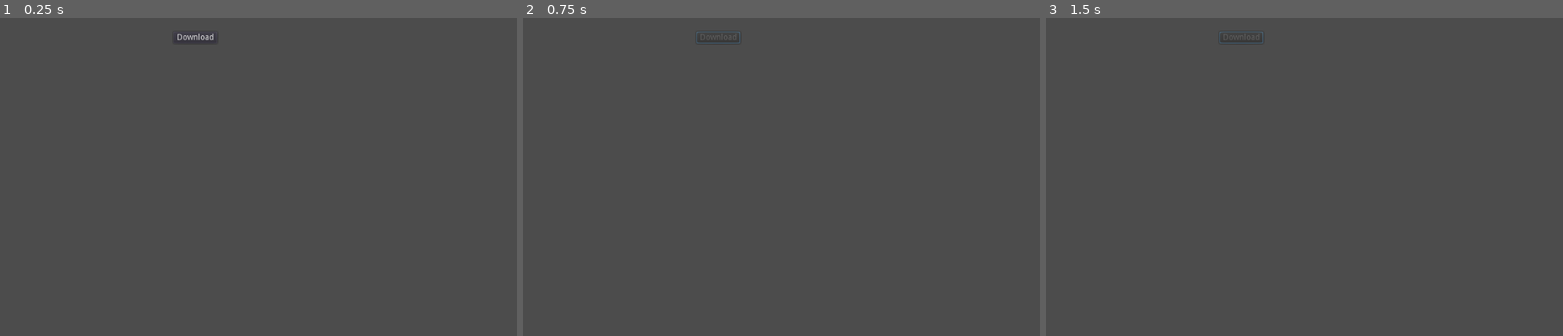
Above: before the commit, frames 1-3 (left to right).
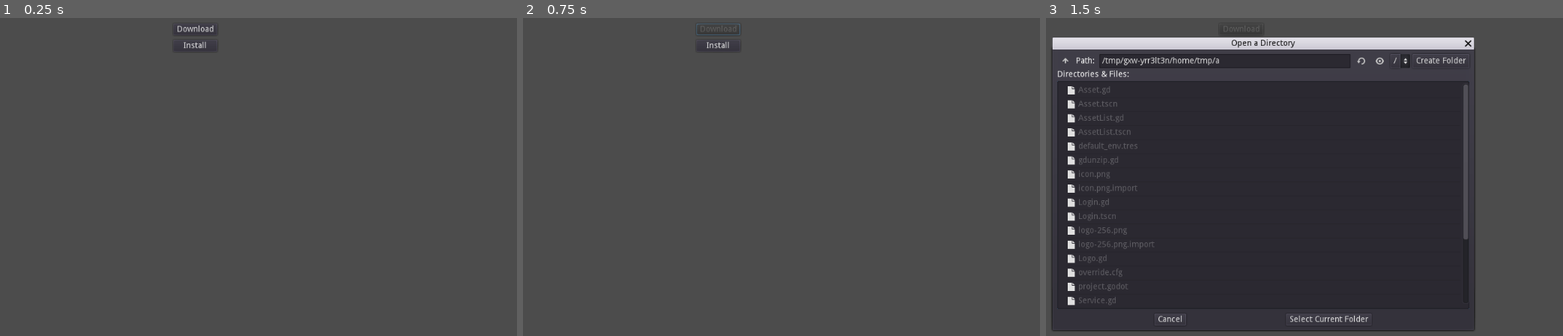
Above: after the commit, the same moments.

Repository: godotassets/plugin
Game: Godot game, scene res://Asset.tscn
Two runs of this game, one before a commit and one after it. Both use one fixed random seed, a clock stepped at 60 frames per second and the inputs below. This scene is started directly instead of the project's main scene.
Inputs (mouse positions are in pixels of both pictures, inside the frame that each line leads up to):
- Up to frame 1 (0.25 s): no input
- Up to frame 2 (0.75 s): click "Download" at 0.5 s
- Up to frame 3 (1.5 s): click (1242, 46) at 1.25 s, where only the run after the commit has a clickable "Install"

The runs differ from the first frame. In frame 1, 0.2% of the frame differs, in the area x 34-42%, y 2-11%; in frame 2, 0.1%; in frame 3, 67%, in the area x 1-84%, y 4-99%.
Error before the commit: Invalid call. Nonexistent function 'load_image_from_url' in base 'Nil'. (res://Asset.gd:17)
Error after the commit: Invalid call. Nonexistent function '_is_asset_downloaded' in base 'Nil'. (res://Asset.gd:10)

Commit message:
Installing

Diff:
--- a/godot-assets-integration/Asset.gd
+++ b/godot-assets-integration/Asset.gd
@@ -7,7 +7,7 @@
 var service: Service
 
 func _ready():
-	$ButtonContainer/InstallButton.visible = false
+	$ButtonContainer/InstallButton.visible = service._is_asset_downloaded(asset_id)
 	$Padding/Content/Name.text = asset_name
 	$Padding/Content/Publisher.text = publisher
 
@@ -32,3 +32,13 @@
 
 	$ButtonContainer/DownloadButton.disabled = false
 	$ButtonContainer/InstallButton.visible = result != null
+
+
+func _on_InstallButton_pressed():
+	$FileDialog.popup_centered(Vector2(720,480))
+
+func _on_FileDialog_dir_selected(dir: String):
+	$ButtonContainer/InstallButton.disabled = false
+	$ButtonContainer/DownloadButton.disabled = false
+
+	service.install_asset(asset_id, dir)
--- a/godot-assets-integration/Asset.tscn
+++ b/godot-assets-integration/Asset.tscn
@@ -12,8 +12,9 @@
 }
 
 [node name="Image" type="TextureRect" parent="."]
+margin_top = 24.0
 margin_right = 144.0
-margin_bottom = 81.0
+margin_bottom = 105.0
 rect_min_size = Vector2( 144, 81 )
 size_flags_vertical = 4
 expand = true
@@ -24,31 +25,31 @@
 
 [node name="Padding" type="MarginContainer" parent="."]
 margin_left = 148.0
-margin_right = 433.0
-margin_bottom = 81.0
+margin_right = 516.0
+margin_bottom = 130.0
 size_flags_horizontal = 3
 size_flags_vertical = 3
 custom_constants/margin_left = 8
 
 [node name="Content" type="VBoxContainer" parent="Padding"]
 margin_left = 8.0
-margin_right = 285.0
-margin_bottom = 81.0
+margin_right = 368.0
+margin_bottom = 130.0
 size_flags_horizontal = 3
 alignment = 1
 
 [node name="Name" type="RichTextLabel" parent="Padding/Content"]
-margin_top = 14.0
-margin_right = 277.0
-margin_bottom = 29.0
+margin_top = 38.0
+margin_right = 360.0
+margin_bottom = 53.0
 size_flags_horizontal = 3
 size_flags_stretch_ratio = 0.0
 fit_content_height = true
 
 [node name="Version" type="RichTextLabel" parent="Padding/Content"]
-margin_top = 33.0
-margin_right = 277.0
-margin_bottom = 48.0
+margin_top = 57.0
+margin_right = 360.0
+margin_bottom = 72.0
 custom_colors/default_color = Color( 0.752941, 0.752941, 0.752941, 1 )
 fit_content_height = true
 __meta__ = {
@@ -56,30 +57,43 @@
 }
 
 [node name="Publisher" type="RichTextLabel" parent="Padding/Content"]
-margin_top = 52.0
-margin_right = 277.0
-margin_bottom = 67.0
+margin_top = 76.0
+margin_right = 360.0
+margin_bottom = 91.0
 custom_colors/default_color = Color( 0.752941, 0.752941, 0.752941, 1 )
 fit_content_height = true
 
 [node name="ButtonContainer" type="VBoxContainer" parent="."]
-margin_left = 437.0
-margin_right = 512.0
-margin_bottom = 81.0
+margin_left = 520.0
+margin_right = 595.0
+margin_bottom = 130.0
 custom_constants/separation = 8
 alignment = 1
 
 [node name="DownloadButton" type="Button" parent="ButtonContainer"]
-margin_top = 16.0
+margin_top = 41.0
 margin_right = 75.0
-margin_bottom = 36.0
+margin_bottom = 61.0
 size_flags_vertical = 4
 text = "Download"
 
 [node name="InstallButton" type="Button" parent="ButtonContainer"]
-margin_top = 44.0
+margin_top = 69.0
 margin_right = 75.0
-margin_bottom = 64.0
+margin_bottom = 89.0
 size_flags_vertical = 4
 text = "Install"
+
+[node name="FileDialog" type="FileDialog" parent="."]
+margin_left = 239.0
+margin_right = 595.0
+margin_bottom = 130.0
+window_title = "Open a Directory"
+resizable = true
+mode = 2
+access = 2
+current_dir = "/Dev/github/godotassets/plugin/godot-assets-integration"
+current_path = "/Dev/github/godotassets/plugin/godot-assets-integration/"
 [connection signal="pressed" from="ButtonContainer/DownloadButton" to="." method="_on_DownloadButton_pressed"]
+[connection signal="pressed" from="ButtonContainer/InstallButton" to="." method="_on_InstallButton_pressed"]
+[connection signal="dir_selected" from="FileDialog" to="." method="_on_FileDialog_dir_selected"]
--- a/godot-assets-integration/Service.gd
+++ b/godot-assets-integration/Service.gd
@@ -2,9 +2,11 @@
 class_name Service
 
 onready var _req = HTTPRequest.new()
+onready var _unzip = load("res://unzip.gd").new()
 
 const _path: String = "http://127.0.0.1:7071%s"
 const _file_folder = "user://godot-asset-integration/%s"
+const _asset_folder = _file_folder % "assets/%s"
 const _file_path = _file_folder % "token"
 
 var _expires: int = 0
@@ -105,7 +107,9 @@
 
 	var filename = str(asset_id, "-", regex.sub(asset_name, "", true), ".zip")
 
-	req.download_file = _file_folder % filename
+	var dir = Directory.new()
+	dir.make_dir_recursive(_asset_folder % "")
+	req.download_file = _asset_folder % filename
 
 	req.request(url, [], true, HTTPClient.METHOD_GET)
 
@@ -121,6 +125,37 @@
 	req.queue_free()
 
 	return req.download_file
+
+func install_asset(asset_id: String, directory: String):
+	var asset_file = _find_asset_download_file(asset_id)
+
+	_unzip.unzip(asset_file, str(directory, "/"))
+
+func _is_asset_downloaded(asset_id: String):
+	return _find_asset_download_file(asset_id ) != null
+
+func _find_asset_download_file(asset_id: String):
+	var result = null
+	var dir = Directory.new()
+	var err = dir.open(_asset_folder % "")
+
+	if err != OK:
+		return result
+
+	dir.list_dir_begin()
+
+	while true:
+		var file = dir.get_next()
+
+		if (file == ""):
+			break
+		elif file.begins_with("%s-" % asset_id):
+			result = _asset_folder % file
+			break
+
+	dir.list_dir_end()
+
+	return result
 
 func _update_id_token():
 	if (OS.get_system_time_secs() < _expires):
@@ -166,7 +201,7 @@
 func _save_refresh_token():
 	var file = File.new()
 
-	Directory.new().make_dir_recursive(_file_folder)
+	Directory.new().make_dir_recursive(_file_folder % "")
 
 	var err = file.open_encrypted_with_pass(_file_path, File.WRITE, OS.get_unique_id())
 
